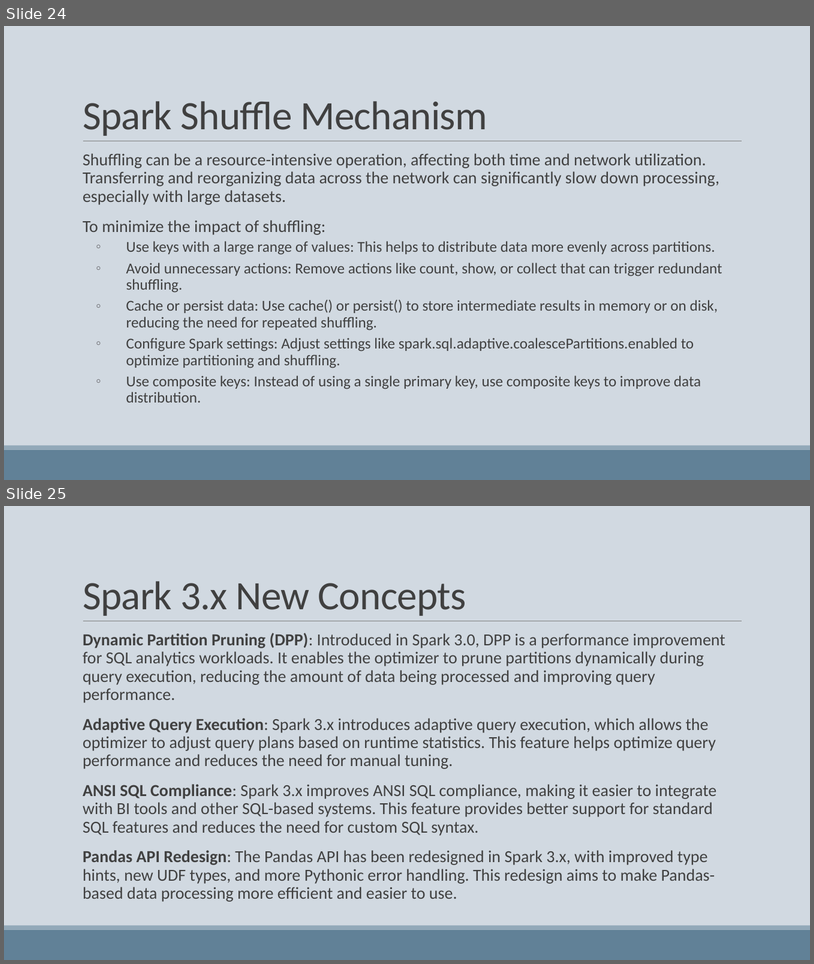
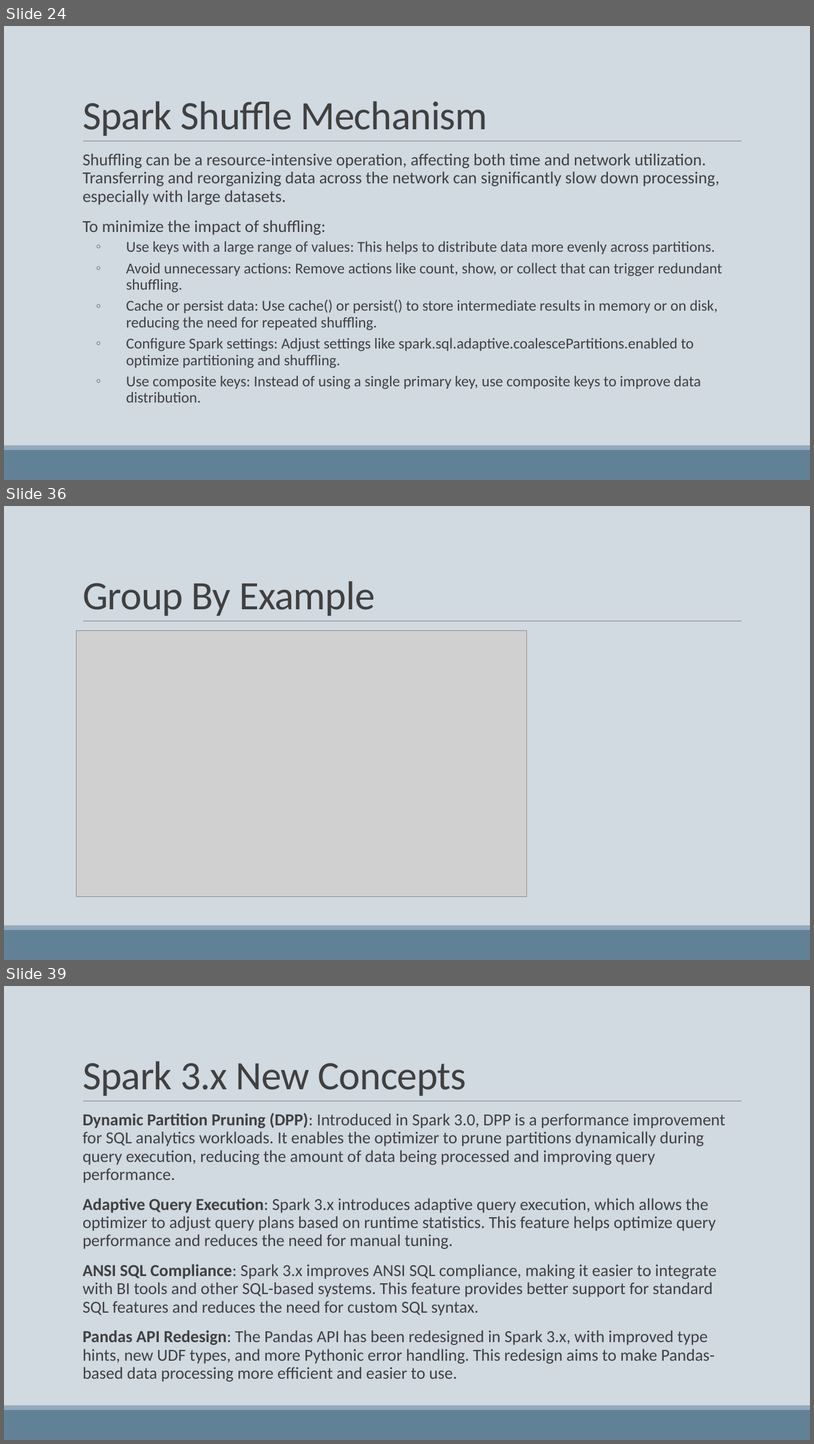
Before and after one commit to robertoprjr/presentations, a slide deck: apache_spark_2x.pptx. Shown one above the other, each under a label of ours: slides 24 and 25 before the commit, slides 24, 36 and 39 after it; the slides between them are not shown. The pictures are 814x964 and 814x1444 pixels, drawn with LibreOffice and Linux fonts; fonts in the diff are those of the drawing; grey boxes stand for pictures. Boxes give left, top, right and bottom in pixels: in the first picture for what was removed or moved away, otherwise in the second. Text is boxed around its words. In the diff, an @@ line names an element or a change of style, - is before the commit and + after.

```diff
--- a/apache_spark_2x.pptx
+++ b/apache_spark_2x.pptx
@@ slide 36 added at bbox=[4, 506, 810, 960], background #D1D9E1; not listed: 3 template elements that a slide beside it also shows @@
@@ title added at bbox=[83, 581, 375, 616], 48 pt, text #404040 @@
+Group By Example
@@ picture added at bbox=[77, 631, 527, 897] @@
@@ what was slide 25 is now slide 39 @@
```
Also in this commit, not shown: 16 other slides added, 1 other file.
